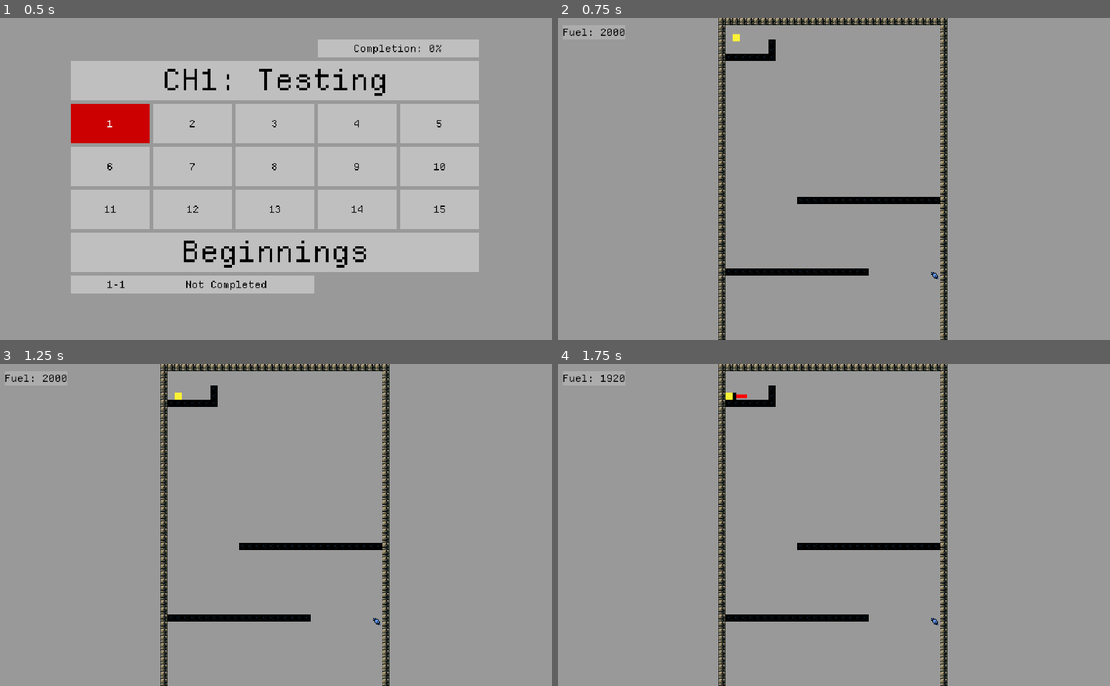
Above: before the commit, frames 1-4 (two rows, left to right).
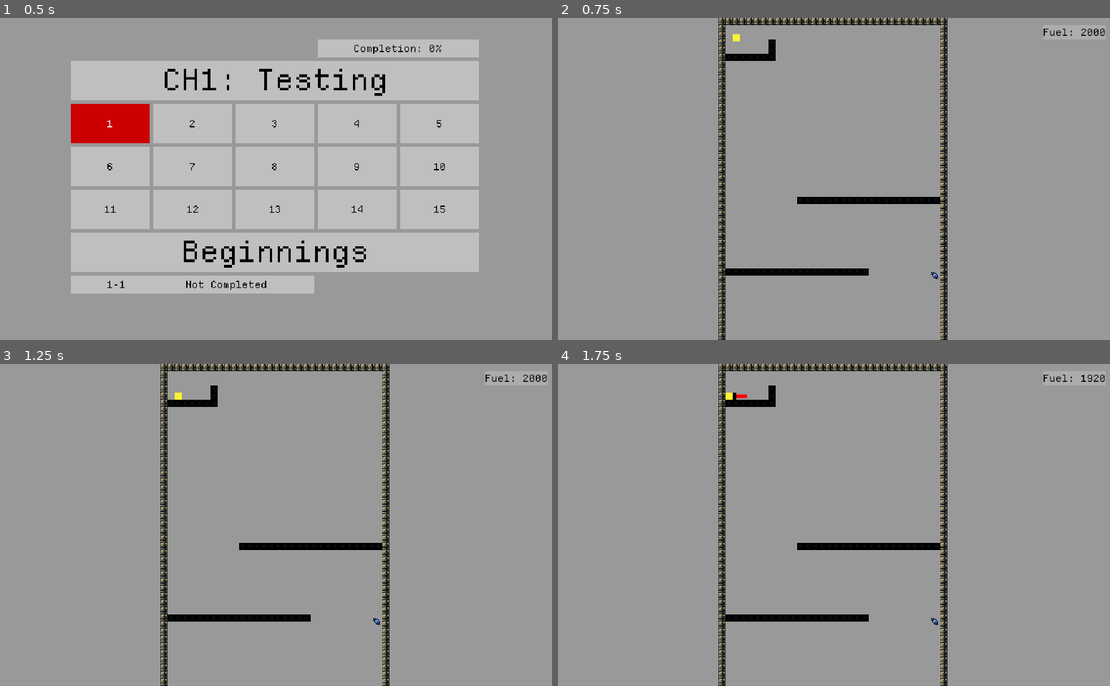
Above: after the commit, the same moments.

Repository: OSGH-web/balloon-movement-demo
Game: Godot game, scene res://scenes/level_select.tscn
Same seed, same stepped clock (60 frames per second), same inputs: the game is played once before the commit and once after it.
Inputs (mouse positions are in pixels of both pictures, inside the frame that each line leads up to):
- Up to frame 1 (0.5 s): no input
- Up to frame 2 (0.75 s): click "1" at 0.5 s
- Up to frame 3 (1.25 s): no input
- Up to frame 4 (1.75 s): tap Enter at 1.25 s; move the mouse to (960, 508) at 1.27 s; hold Right (ui_right) from 1.28 s (still down); tap Up (ui_up) at 1.52 s

Frame 1 is identical in both runs. In frame 2, 0.2% of the frame differs, in the area x 0-100%, y 3-6%; in frame 3, 0.2%; in frame 4, 0.2%.

Commit message:
moved fuel label to top right of HUD.

Diff:
--- a/scenes/UI/fuel_label.tscn
+++ b/scenes/UI/fuel_label.tscn
@@ -22,7 +22,8 @@
 anchors_preset = 1
 anchor_left = 1.0
 anchor_right = 1.0
-offset_left = -210.0
+offset_left = 1400.0
+offset_right = 1610.0
 offset_bottom = 48.0
 grow_horizontal = 0
 theme_override_styles/normal = ExtResource("3_8u1hn")
